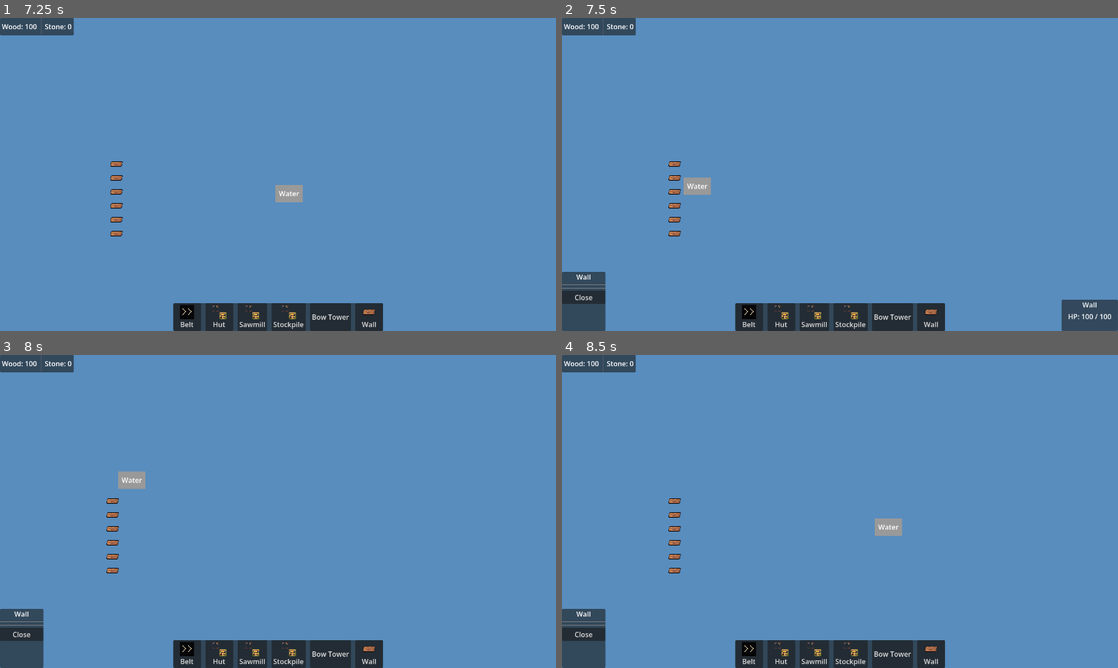
Above: before the commit, frames 1-4 (two rows, left to right).
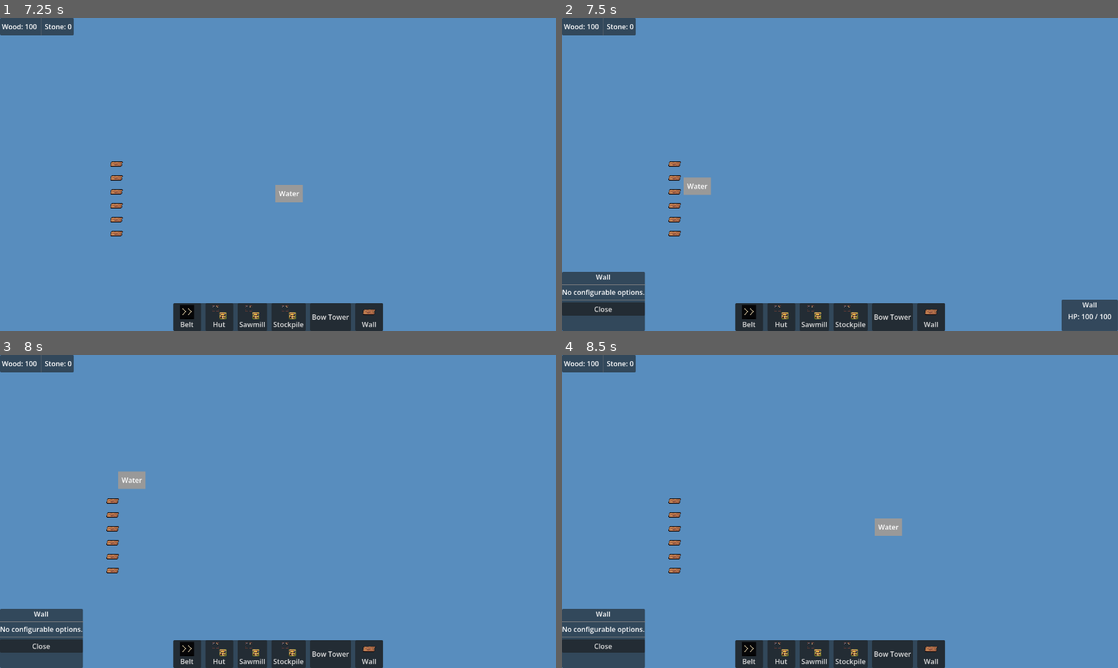
Above: after the commit, the same moments.

Repository: ColdTerror/Core-and-Conveyor
Game: Godot game, scene res://scenes/level.tscn
The game is run twice, just before and just after one commit, with the same random seed, the same clock (stepped at 60 frames per second) and the same inputs. The engine's default icon, where the game draws it, is replaced by a stand-in: a white triangle on a blue panel in a dark square.
Inputs (mouse positions are in pixels of both pictures, inside the frame that each line leads up to):
- Up to frame 1 (7.25 s): click "Belt" at 0.5 s; click "Hut" at 1.25 s; click "Sawmill" at 2 s; click "Stockpile" at 2.75 s; click "Bow Tower" at 3.5 s; click "Wall" at 4.25 s; tap Enter at 5 s; move the mouse to (400, 158) at 5.02 s; hold Right (ui_right) 5.03-5.75 s; hold Right mouse button (right_click) 5.03-5.75 s; click (400, 158) at 5.17 s; drag from (272, 165) to (250, 237) at 5.77 s; move the mouse to (266, 177) at 6.52 s; hold Right (ui_right) from 6.53 s (still down); click (266, 177) at 6.6 s
- Up to frame 2 (7.5 s): release Right (ui_right) at 7.25 s; drag from (678, 193) to (673, 127) at 7.27 s
- Up to frame 3 (8 s): no input
- Up to frame 4 (8.5 s): click (673, 464) at 8 s; drag from (673, 542) to (867, 511) at 8.02 s

Frame 1 is identical in both runs. In frame 2, 2.0% of the frame differs, in the area x 0-15%, y 81-100%; in frame 3, 2.0%; in frame 4, 2.0%.

Commit message:
Add stockpile output cycling and UI refactor
Hook up item scene and add stockpile output/cycling logic, plus UI and minor level/resource tweaks.

- scenes/buildings/stockpile_building.tscn: expose generic item scene to the stockpile node.
- scripts/building/generic scripts/stockpile_building.gd: add generic_item_scene export, work timer, selected_output_name/available_types, setup/level ref, building_tick, cycle_output_mode, _try_output_item and _spawn_item_on_belt to push items onto conveyors, update inventory and call EconomyManager.remove_resources_from_global when spawning. accept_item now records available types.
- scenes/ui/building_menu.tscn & scripts/building/building ui/building_menu.gd: rename RecipeLabel -> InfoLabel and refactor the menu to a unified refresh_ui() with specific handlers for ProcessorBuilding and StockpileBuilding, safe signal connections, and immediate UI updates when switching.
- scenes/level.tscn: change time_between_waves from 5.0 to 50000.0 (likely temporary/debug adjustment).
- scripts/resource_manager.gd: silence a verbose harvest print.

These changes enable stockpiles to output items to belts, let players cycle output types via the building menu, and tidy up UI/signal handling.

Diff:
--- a/scenes/buildings/stockpile_building.tscn
+++ b/scenes/buildings/stockpile_building.tscn
@@ -2,12 +2,14 @@
 
 [ext_resource type="Texture2D" uid="uid://r4ptpn5bnwmd" path="res://assets/Buildings.png" id="1_5oplf"]
 [ext_resource type="Script" uid="uid://d0go53ckols77" path="res://scripts/building/generic scripts/stockpile_building.gd" id="1_sqy8c"]
+[ext_resource type="PackedScene" uid="uid://dh3njqr7x7ls7" path="res://scenes/item.tscn" id="2_shrhu"]
 
 [sub_resource type="RectangleShape2D" id="RectangleShape2D_sqy8c"]
 size = Vector2(128, 128)
 
 [node name="StockpileBuilding" type="Node2D" unique_id=1914910995 groups=["PriorityTarget", "Structure"]]
 script = ExtResource("1_sqy8c")
+generic_item_scene = ExtResource("2_shrhu")
 size = Vector2i(4, 4)
 icon = ExtResource("1_5oplf")
 cost_wood = 25
--- a/scenes/level.tscn
+++ b/scenes/level.tscn
@@ -55,7 +55,7 @@
 corruption_layer = NodePath("../CorruptionLayer")
 enemy_scene = ExtResource("27_cmcjb")
 fallback_spawn_radius = 100.0
-time_between_waves = 5.0
+time_between_waves = 50000.0
 enemy_popup = NodePath("../CanvasLayer/Popup_Layer/EnemyInfoPopup")
 
 [node name="Camera2D" type="Camera2D" parent="." unique_id=1939464240]
--- a/scenes/ui/building_menu.tscn
+++ b/scenes/ui/building_menu.tscn
@@ -20,7 +20,7 @@
 [node name="HSeparator" type="HSeparator" parent="VBoxContainer" unique_id=766700358]
 layout_mode = 2
 
-[node name="RecipeLabel" type="Label" parent="VBoxContainer" unique_id=992167351]
+[node name="InfoLabel" type="Label" parent="VBoxContainer" unique_id=992167351]
 layout_mode = 2
 text = "Plank"
 horizontal_alignment = 1
--- a/scripts/building/building ui/building_menu.gd
+++ b/scripts/building/building ui/building_menu.gd
@@ -1,17 +1,20 @@
-# BuildingMenu.gd
 extends PanelContainer
 
 @onready var title_label = $VBoxContainer/TitleLabel
-@onready var recipe_label = $VBoxContainer/RecipeLabel
+@onready var info_label = $VBoxContainer/InfoLabel # We reuse this label for both!
 @onready var switch_button = $VBoxContainer/SwitchButton
 
 var current_building: Building = null
 
 func _ready():
 	hide()
-	# Connect buttons dynamically or via editor
-	switch_button.pressed.connect(_on_switch_pressed)
-	$VBoxContainer/CloseButton.pressed.connect(close_menu)
+
+	# Connect signals if not already connected in editor
+	if not switch_button.pressed.is_connected(_on_switch_pressed):
+		switch_button.pressed.connect(_on_switch_pressed)
+
+	if has_node("VBoxContainer/CloseButton"):
+		$VBoxContainer/CloseButton.pressed.connect(close_menu)
 
 func open_menu(building: Building):
 	current_building = building
@@ -19,36 +22,69 @@
 	# 1. Update Title
 	title_label.text = building.building_name
 
-	# 2. Check if it handles Recipes
-	if building is ProcessorBuilding:
-		refresh_recipe_ui()
+	# 2. Refresh Context-Specific UI
+	refresh_ui()
+
+	show()
+
+func refresh_ui():
+	# Reset colors/visibility defaults
+	info_label.modulate = Color.WHITE
+	info_label.visible = true
+	switch_button.visible = true
+
+	# --- CASE A: PROCESSOR (Recipes) ---
+	if current_building is ProcessorBuilding:
+		_setup_processor_ui(current_building)
+
+	# --- CASE B: STOCKPILE (Outputs) ---
+	elif current_building is StockpileBuilding:
+		_setup_stockpile_ui(current_building)
+
+	# --- CASE C: GENERIC (Walls, Towers) ---
 	else:
-		# Hide recipe controls for generic buildings (Stockpiles, Huts)
-		recipe_label.visible = false
+		info_label.text = "No configurable options."
 		switch_button.visible = false
 
-	show()
-	# Optional: Pause game? get_tree().paused = true
-
-func refresh_recipe_ui():
-	var b = current_building as ProcessorBuilding
+# --- HELPER: Setup UI for Factories ---
+func _setup_processor_ui(b: ProcessorBuilding):
+	switch_button.text = "Switch Recipe" # Update Button Text
 
 	if b.recipes.size() > 0:
-		recipe_label.text = "Recipe: %s" % b.active_recipe.recipe_name
-		recipe_label.visible = true
-
-		# Only show Switch button if there are multiple options
+		info_label.text = "Recipe: %s" % b.active_recipe.recipe_name
+		# Only show switch button if we actually have choices
 		switch_button.visible = (b.recipes.size() > 1)
 	else:
-		recipe_label.text = "No Recipes Configured"
+		info_label.text = "No Recipes Configured"
 		switch_button.visible = false
 
+# --- HELPER: Setup UI for Stockpiles ---
+func _setup_stockpile_ui(b: StockpileBuilding):
+	switch_button.text = "Cycle Output" # Update Button Text
+
+	if b.selected_output_name == "":
+		info_label.text = "Output: OFF"
+		info_label.modulate = Color(1, 0.5, 0.5) # Red text for "OFF"
+	else:
+		info_label.text = "Output: %s" % b.selected_output_name
+		info_label.modulate = Color(0.5, 1, 0.5) # Green text for Active
+
+# --- ACTION HANDLER ---
 func _on_switch_pressed():
+	if not is_instance_valid(current_building): return
+
+	# 1. Execute logic based on type
 	if current_building is ProcessorBuilding:
-		# Call the cycle function we made earlier
 		current_building.cycle_recipe()
-		# Update the UI text immediately
-		refresh_recipe_ui()
+
+	elif current_building is StockpileBuilding:
+		# Ensure your StockpileBuilding script has this function!
+		if current_building.has_method("cycle_output_mode"):
+			print_debug("switching output")
+			current_building.cycle_output_mode()
+
+	# 2. Update text immediately
+	refresh_ui()
 
 func close_menu():
 	current_building = null
--- a/scripts/building/generic scripts/stockpile_building.gd
+++ b/scripts/building/generic scripts/stockpile_building.gd
@@ -1,10 +1,25 @@
 extends Building
 class_name StockpileBuilding
 
+
+
+@export var generic_item_scene: PackedScene
 @export var capacity := 50   # Max total items stored
+@export var work_interval: float = 1.0 # Speed of output
 
 var inventory: Dictionary = {}  # ItemResource → amount
-
+var work_timer: float = 0.0
+
+# FILTER STATE
+var selected_output_name: String = "" # "" means output nothing
+var available_types: Array = [] # Cache of types we have seen (for cycling)
+
+var level_ref: Node2D
+
+
+# --- SETUP ---
+func setup(level_instance: Node2D):
+	level_ref = level_instance
 
 func _ready():
 	super() #run building class ready as well
@@ -17,6 +32,102 @@
 	# 2. Unregister Self
 	EconomyManager.unregister_source(self)
 
+
+#--- TICK LOOP ---
+func building_tick(delta: float) -> void:
+	# Only output if we have a valid selection
+	if selected_output_name != "":
+		work_timer -= delta
+		if work_timer <= 0:
+			work_timer = work_interval
+			_try_output_item()
+
+# --- UI INTERACTION ---
+# Called by the Button in the Popup
+func cycle_output_mode():
+	# 1. Refresh available types from current inventory
+	# (We merge new items found in inventory into our known list)
+	for item in inventory.keys():
+		var n = item.display_name
+		if not n in available_types:
+			available_types.append(n)
+
+	if available_types.is_empty():
+		selected_output_name = ""
+		return
+
+	# 2. Cycle Logic
+	# Modes: "" (OFF) -> "Wood" -> "Stone" -> "" (OFF)
+	if selected_output_name == "":
+		selected_output_name = available_types[0]
+	else:
+		var idx = available_types.find(selected_output_name)
+		if idx == -1 or idx + 1 >= available_types.size():
+			selected_output_name = "" # Reset to OFF
+		else:
+			selected_output_name = available_types[idx + 1]
+
+	print("Stockpile Output set to: ", selected_output_name if selected_output_name != "" else "OFF")
+
+# --- OUTPUT LOGIC ---
+func _try_output_item():
+	# 1. Check if we actually have the selected item
+	var item_res = _find_item_by_name(selected_output_name)
+	if not item_res or inventory.get(item_res, 0) <= 0:
+		return # Inventory empty for this type, wait for more
+
+	# 2. Look for valid output spot (Conveyors)
+	# (We assume 'level_ref' exists on base class or is injected)
+	if not "level_ref" in self or not level_ref: return
+
+
+	print("try to output item")
+	for my_tile in occupied_tiles:
+		var push_directions = [Vector2i.UP, Vector2i.DOWN, Vector2i.LEFT, Vector2i.RIGHT]
+
+		for offset in push_directions:
+			var target_pos = my_tile + offset
+
+			if occupied_tiles.has(target_pos): continue # Don't output into self
+			if level_ref.item_grid.has(target_pos): continue # Tile occupied
+
+			# Check for Belt
+			if level_ref.active_grid_objects.has(target_pos):
+				var info = level_ref.active_grid_objects[target_pos]
+				var data = info["data"]
+
+				if data.is_conveyor:
+					var conveyor_dir = info.get("direction", Vector2.ZERO)
+					# Must match belt direction
+					if conveyor_dir == Vector2(offset):
+						_spawn_item_on_belt(target_pos, item_res)
+						return # Only spawn 1 item per tick
+
+func _spawn_item_on_belt(pos: Vector2i, item: ItemResource):
+	if not generic_item_scene: return
+
+	# 1. Visuals
+	var new_item_node = generic_item_scene.instantiate()
+	if new_item_node.has_method("setup"): new_item_node.setup(level_ref)
+	if "item_data" in new_item_node: new_item_node.item_data = item
+	if new_item_node.has_method("_ready"): new_item_node._ready()
+
+	level_ref.add_child(new_item_node)
+	new_item_node.global_position = level_ref.object_layer.map_to_local(pos)
+	level_ref.item_grid[pos] = new_item_node
+
+	# 2. Inventory Logic
+	inventory[item] -= 1
+	if inventory[item] <= 0:
+		inventory.erase(item)
+
+	# 3. Economy Logic (CRITICAL)
+	# We are moving item from Storage (Counted) -> Belt (In Transit/Not Counted)
+	# So we must SUBTRACT from global economy.
+	EconomyManager.remove_resources_from_global({ item.display_name: 1 })
+
+	inventory_changed.emit()
+
 # --------------------------------------------------
 # ITEM INTERFACE (called by Item / Conveyor systems)
 # --------------------------------------------------
@@ -31,9 +142,11 @@
 
 
 func accept_item(item: ItemResource) -> bool:
-	print('accepting item')
 	if not can_accept_item(item):
 		return false
+
+	if not item.display_name in available_types:
+		available_types.append(item.display_name)
 
 	inventory[item] = inventory.get(item, 0) + 1
 
--- a/scripts/resource_manager.gd
+++ b/scripts/resource_manager.gd
@@ -37,7 +37,7 @@
 	# 4. THE MATH
 	var final_amount = amount if amount > 0 else data.amount_per_mine
 	object_info["health"] -= final_amount
-	print("Harvested! HP: %d. Cooldown started: %.1fs" % [object_info["health"], data.mining_time])
+	#print("Harvested! HP: %d. Cooldown started: %.1fs" % [object_info["health"], data.mining_time])
 
 	# 5. State Decision
 	if object_info["health"] <= 0:
